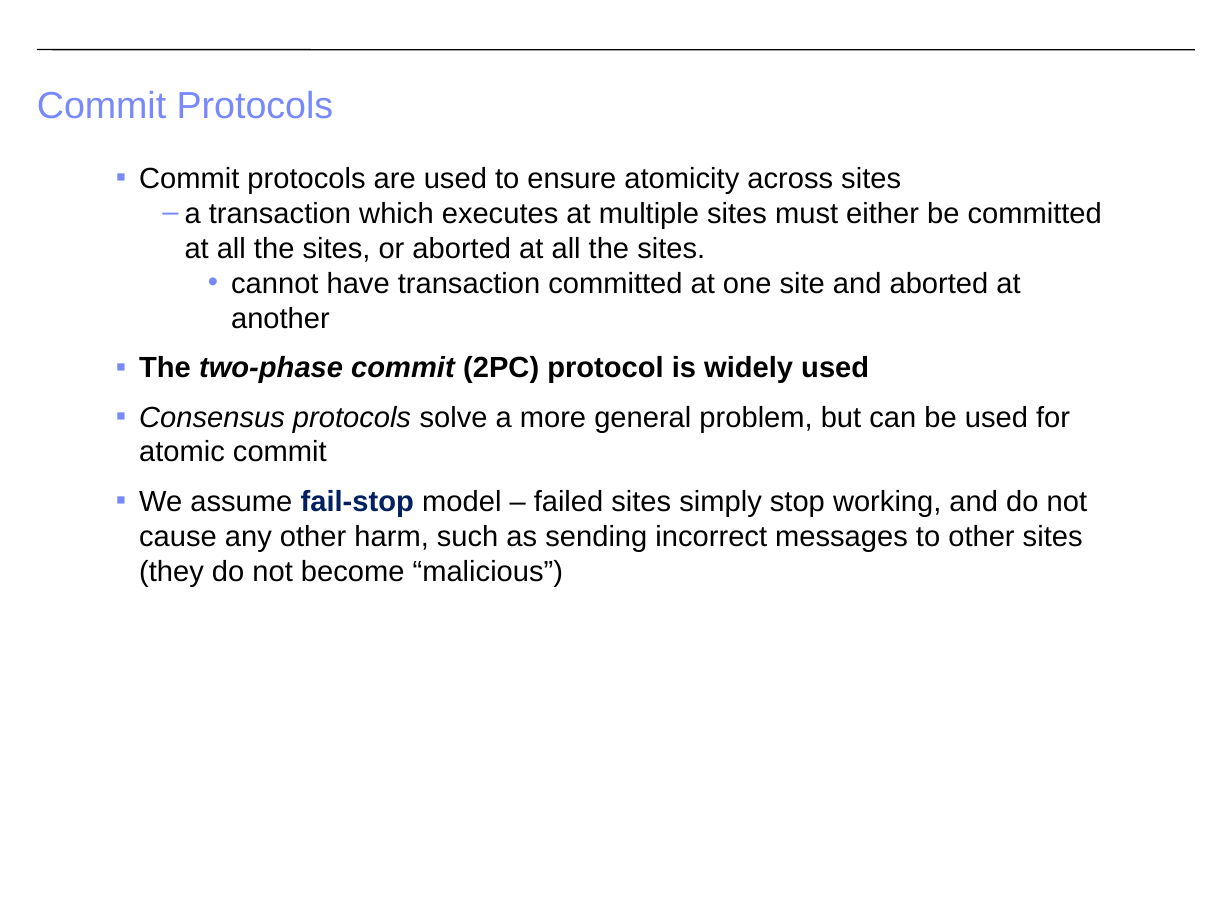
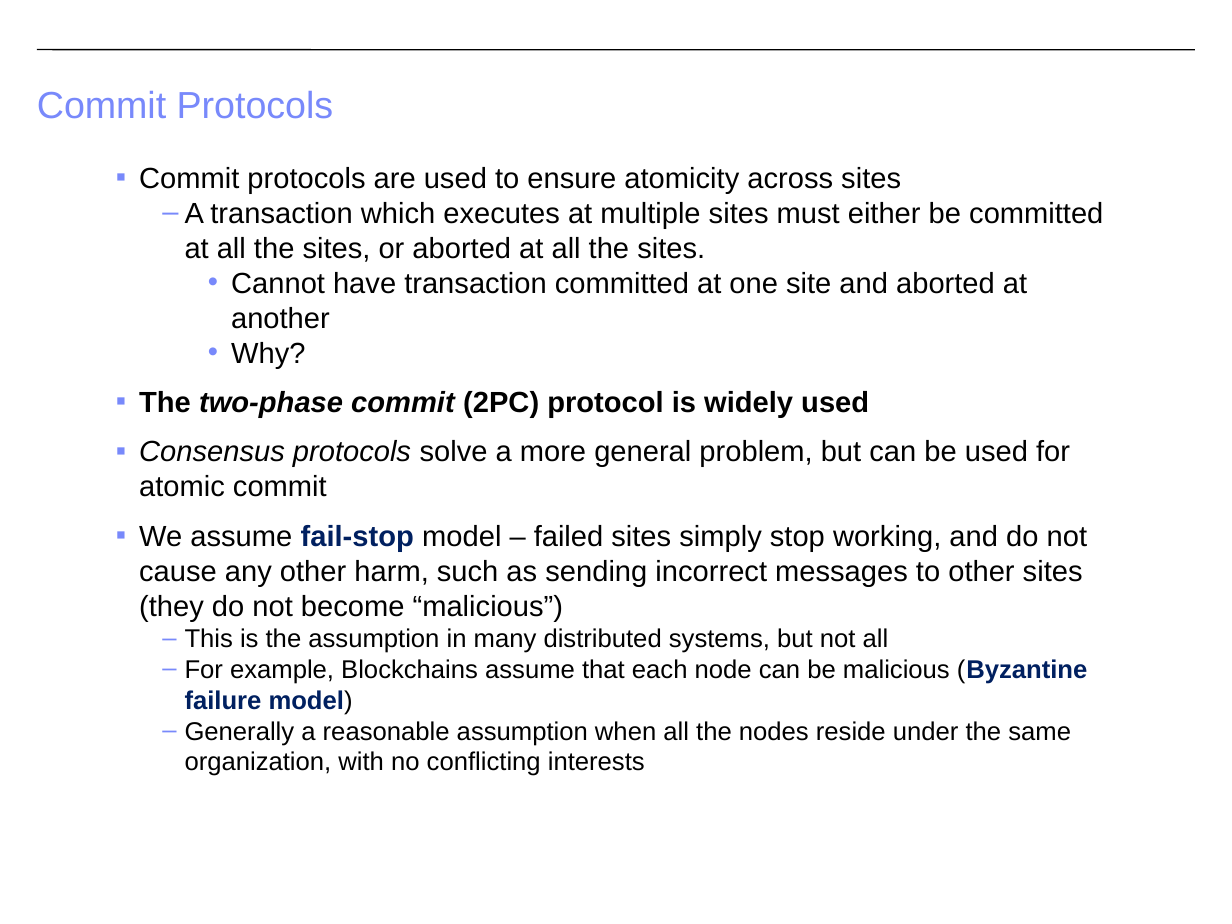
Before and after one commit to CS-W4121/cs-w4121.github.io, a slide deck: slide 39 of slides/Topic 5 - Distributed File Systems and Databases.pptx (slide 33 before the commit). Drawn at 1232x924 pixels with LibreOffice and Linux fonts; fonts in the diff are those of the drawing. Boxes give left, top, right and bottom in pixels: in the first picture for what was removed or moved away, otherwise in the second. Text is boxed around its words. In the diff, an @@ line names an element or a change of style, - is before the commit and + after.

```diff
--- a/slides/Topic 5 - Distributed File Systems and Databases.pptx
+++ b/slides/Topic 5 - Distributed File Systems and Databases.pptx
@@ text at (x1=185, y1=202, x2=1103, y2=368): text changed @@
-  – a transaction which executes at multiple sites must either be committed at all the sites, or aborted at all the sites.
-    • cannot have transaction committed at one site and aborted at another
+  – A transaction which executes at multiple sites must either be committed at all the sites, or aborted at all the sites.
+    • Cannot have transaction committed at one site and aborted at another
+    • Why?
@@ text at (x1=185, y1=628, x2=1088, y2=776): paragraphs added @@
+  – This is the assumption in many distributed systems, but not all
+  – For example, Blockchains assume that each node can be malicious (Byzantine failure model)
+  – Generally a reasonable assumption when all the nodes reside under the same organization, with no conflicting interests
```
Also in this commit, not shown: 11 other slides changed, 6 slides added, 3 other files.
